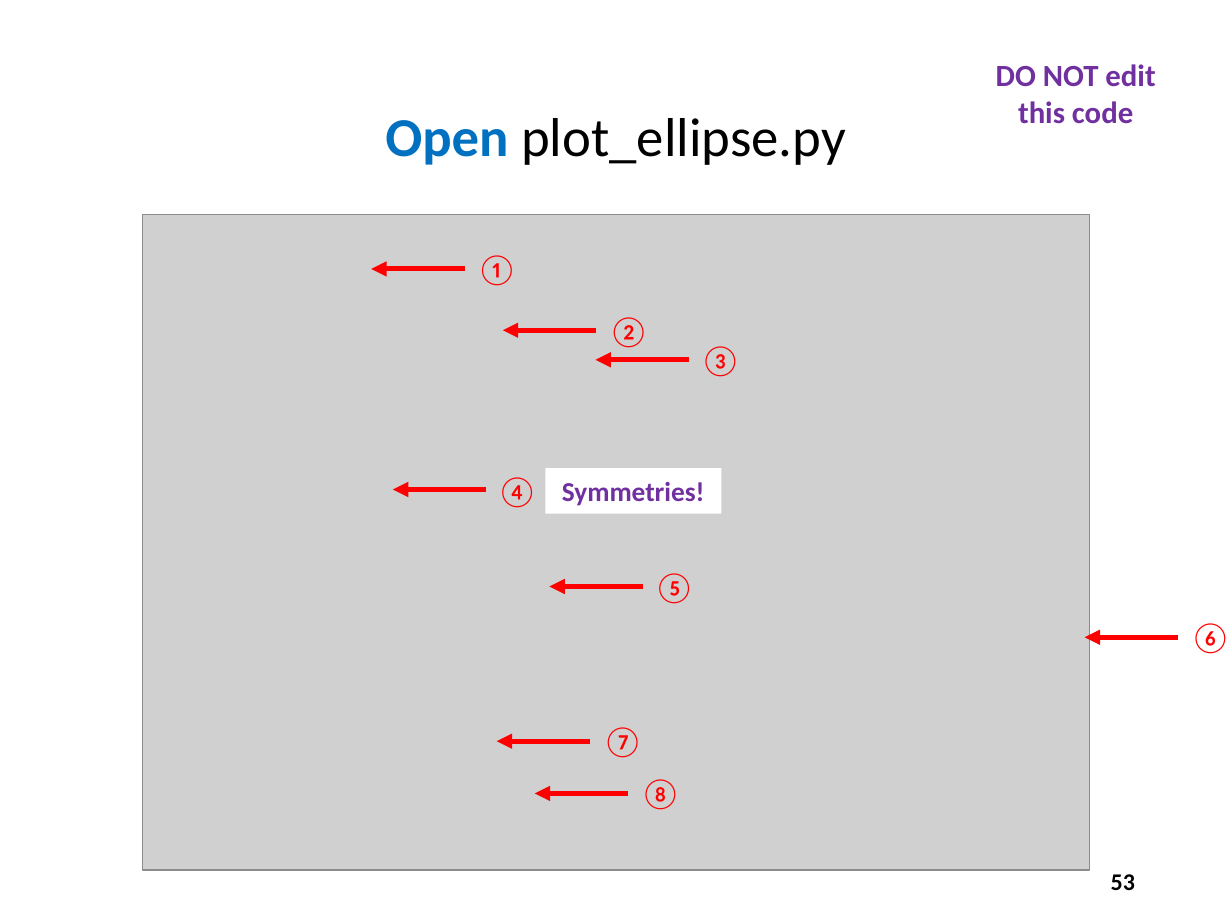
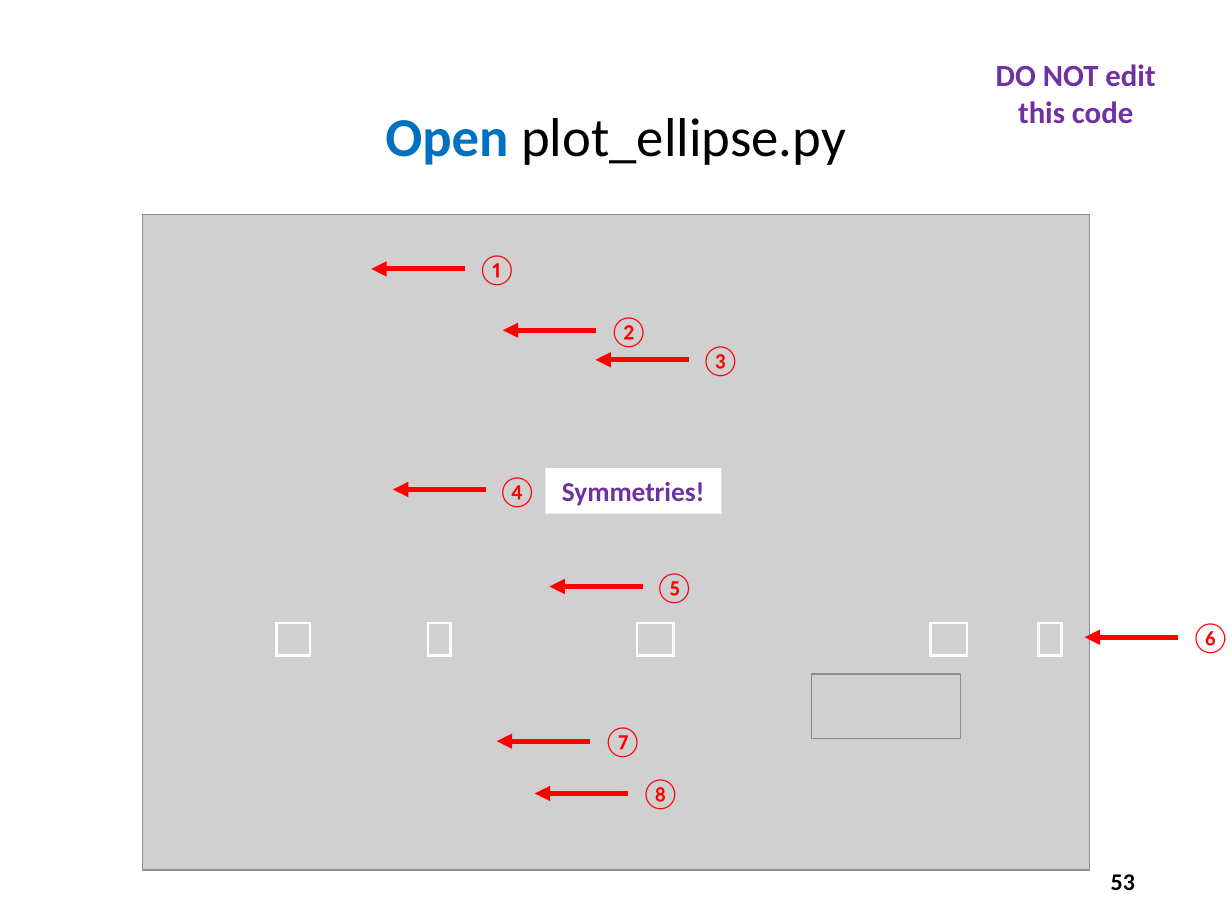
Before and after one commit to dbiersach/scicomp101, a slide deck: slide 53 of Session 05 - Cartesian Graphs and Conic Sections/Session 05 - Cartesian Graphs and Conic Sections.pptx. Drawn at 1232x924 pixels with LibreOffice and Linux fonts; fonts in the diff are those of the drawing; grey boxes stand for pictures. Boxes give left, top, right and bottom in pixels: in the first picture for what was removed or moved away, otherwise in the second. Text is boxed around its words. In the diff, an @@ line names an element or a change of style, - is before the commit and + after.

```diff
--- a/Session 05 - Cartesian Graphs and Conic Sections/Session 05 - Cartesian Graphs and Conic Sections.pptx
+++ b/Session 05 - Cartesian Graphs and Conic Sections/Session 05 - Cartesian Graphs and Conic Sections.pptx
@@ rectangle added at (276, 623, 309, 655), outline #FFFFFF 1.5 pt @@
@@ rectangle added at (428, 623, 450, 655), outline #FFFFFF 1.5 pt @@
@@ rectangle added at (637, 623, 674, 655), outline #FFFFFF 1.5 pt @@
@@ rectangle added at (930, 623, 967, 655), outline #FFFFFF 1.5 pt @@
@@ rectangle added at (1039, 623, 1061, 655), outline #FFFFFF 1.5 pt @@
@@ picture added at (812, 674, 961, 739) @@
```
Also in this commit, not shown: 3 other slides changed.
